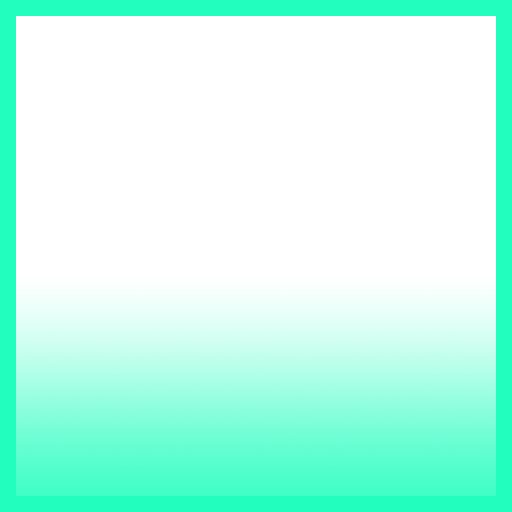
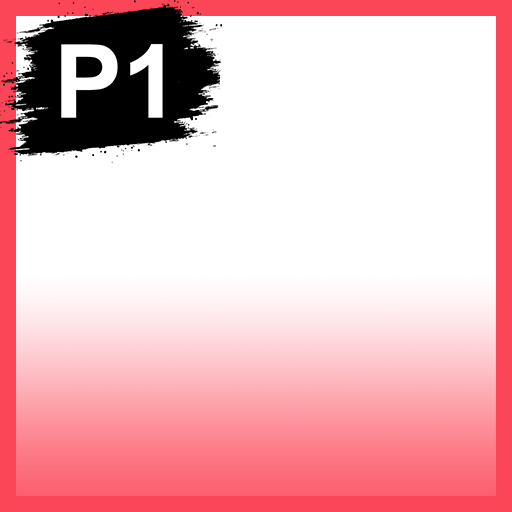
Comparing the layer stacks of the two 512 x 512 images. Changes:
renamed "gradient copy" to "gradient", moved it into group "Player-2" over [0, 275, 512, 512]
moved "border" (1st of 2, in "Player-2") into group "Player-2" over [0, 0, 512, 512]
showed "tag" (2nd of 2, in "Player-1") over [0, 0, 222, 163]
moved "gradient" (2nd of 2, in "Player-1") into group "Player-1" over [0, 275, 512, 512]
moved "border" (2nd of 2, in "Player-1") into group "Player-1" over [0, 0, 512, 512]
